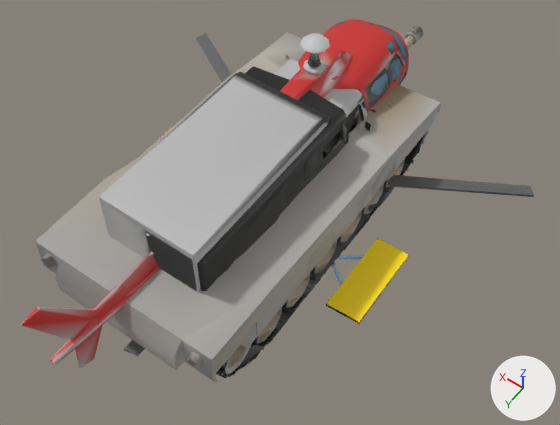
The glTF model games/260-neon-nightcity/blender/out/traffic.glb as it was, and as the next commit left it.
Before and after are seen from a 50 mm camera at (-6.19, 7.8, 12.86) aimed at (-0.58, -0.05, 0.52). Every picture has the same lights, and +X, +Y and +Z are marked at lower right. The picture after the commit comes second. Where no turn or scale is listed for an object, it has been applied to the vertices.

Names of what the first picture shows: 'heli', 'heli_far', 'heli_rotor', 'lct', 'lct_far', 'md84', 'md84_far', 'spike', 'tank', 'tank_far' and 1 more.
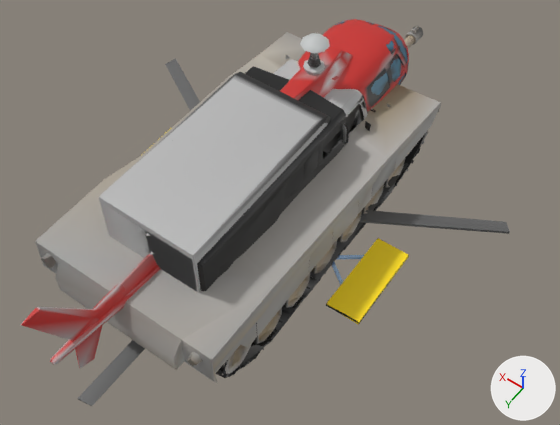
What differs and where, as boxes (x1, y1, x2, y2) in the pictures (560 x 425 px):
'heli_rotor', moved (mostly hidden): before (124, 33, 534, 356); after (78, 58, 510, 406)

Diff of the bpy script that builds the scene:
```diff
--- a/games/260-neon-nightcity/blender/out/traffic.glb.py
+++ b/games/260-neon-nightcity/blender/out/traffic.glb.py
@@ ob_heli_rotor @@
 ob_heli_rotor = bpy.data.objects.new('heli_rotor', me_heli_rotor)
-ob_heli_rotor.location = (0.0, 0.0, 0.0)
+ob_heli_rotor.location = (0.0, 1.18, 0.0)
```
